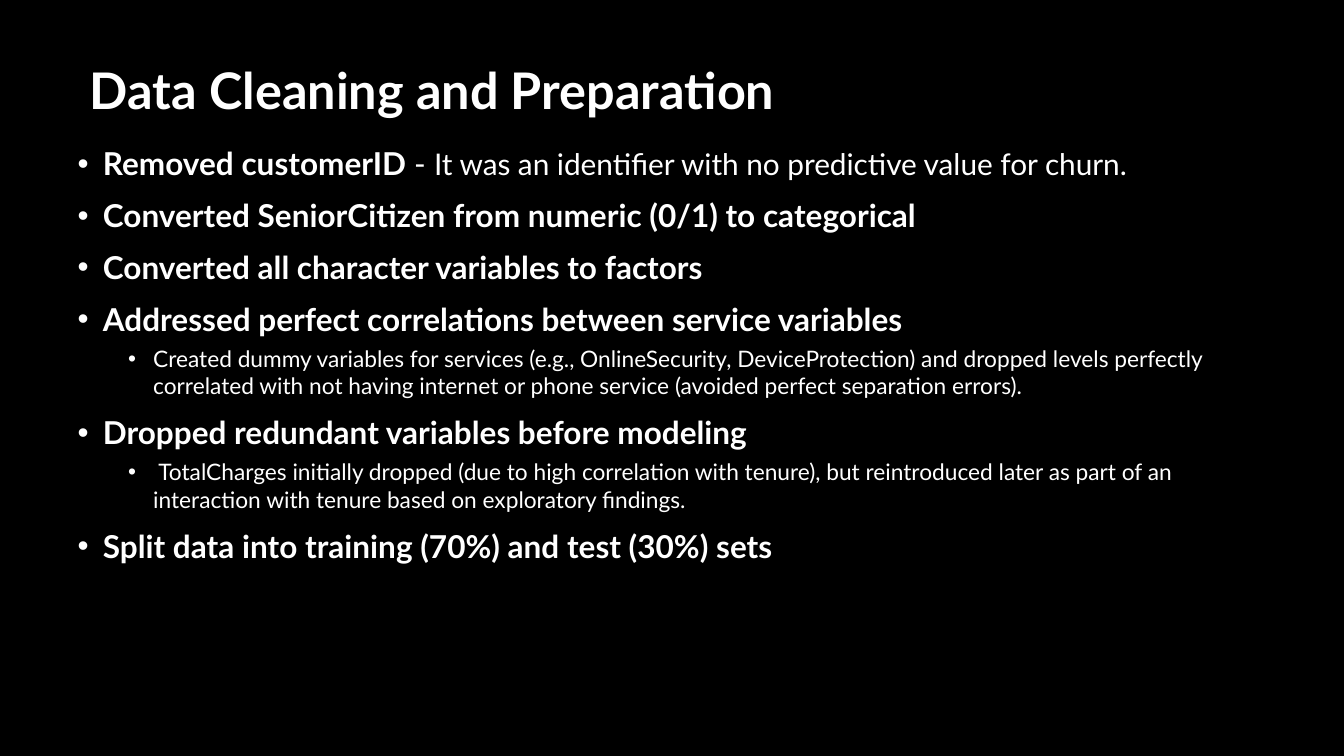
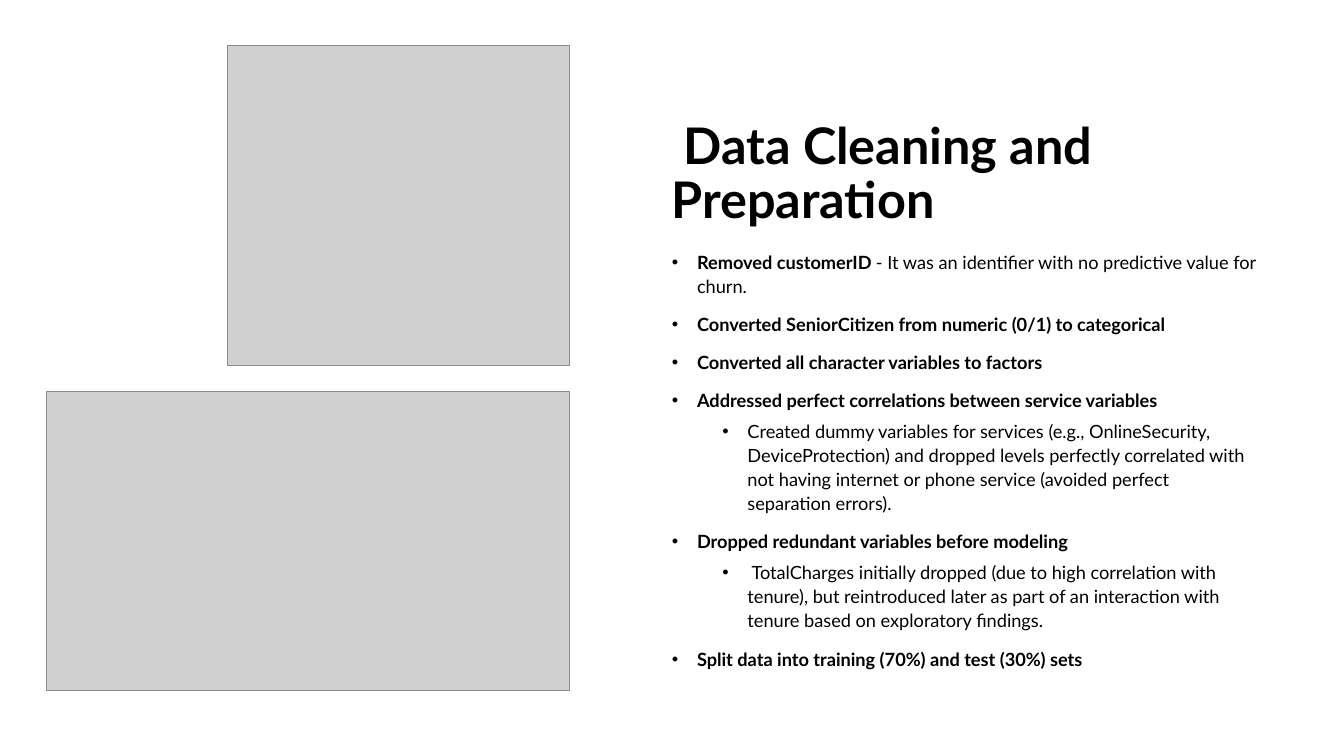
Before and after one commit to whygit10/dddm-final-project, a slide deck: slide 4 of ppt_template.pptx. Drawn at 1344x756 pixels with LibreOffice and Linux fonts; fonts in the diff are those of the drawing; grey boxes stand for pictures. Boxes give left, top, right and bottom in pixels: in the first picture for what was removed or moved away, otherwise in the second. Text is boxed around its words. In the diff, an @@ line names an element or a change of style, - is before the commit and + after.

```diff
--- a/ppt_template.pptx
+++ b/ppt_template.pptx
@@ background #000000 to #FFFFFF @@
@@ picture added at [228, 45, 570, 365] @@
@@ title "Data Cleaning and Preparation": place and size @@
-title "Data Cleaning and Preparation" at [90, 71, 774, 117]
+title "Data Cleaning and Preparation" at [671, 126, 1093, 227]
@@ title "Data Cleaning and Preparation" at [671, 126, 1093, 227]: text colour #FFFFFF to #000000; vertical alignment top to bottom @@
@@ text "Removed customerID - It was ...": place and size @@
-text "Removed customerID - It was ..." at [103, 151, 1203, 564]
+text "Removed customerID - It was ..." at [697, 255, 1256, 670]
@@ text "Removed customerID - It was ..." at [697, 255, 1256, 670]: size 22.5 to 13 pt in "Removed customerID -", "Converted SeniorCitizen from numeric (0/1) to categorical", "Converted all character variables to factors", "Addressed perfect correlations between service variables" and 2 more places; size 21.2 to 13 pt in "It was an identifier with no predictive ..."; text colour #FFFFFF to #000000; size 16.2 to 13 pt in "Created dummy variables for services (e.g., OnlineSecurity, ...", "TotalCharges initially dropped (due to high correlation ..."; line spacing 1 to 1.1 @@
@@ picture added at [46, 392, 570, 691] @@
```
Also in this commit, not shown: 9 other slides changed.
